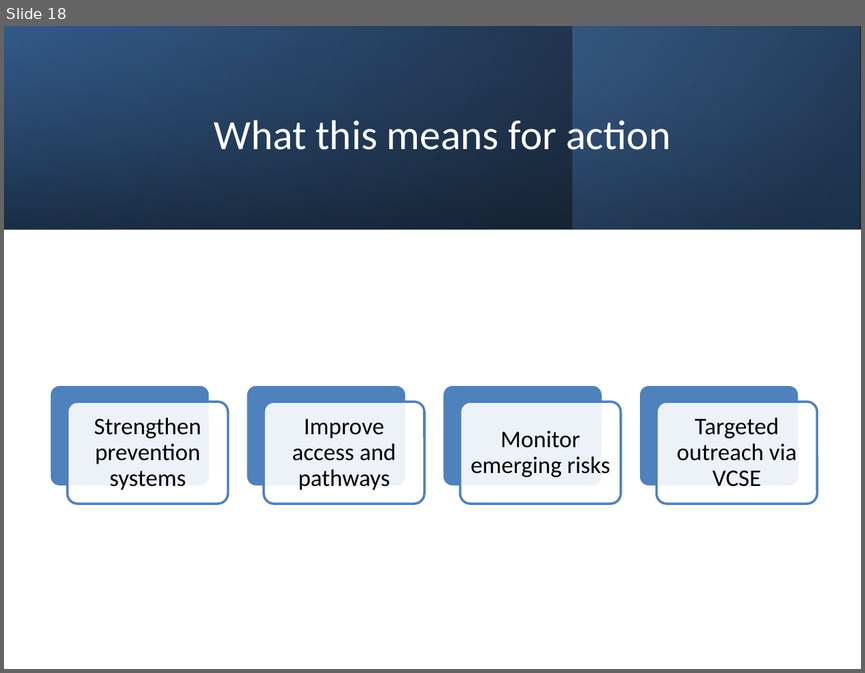
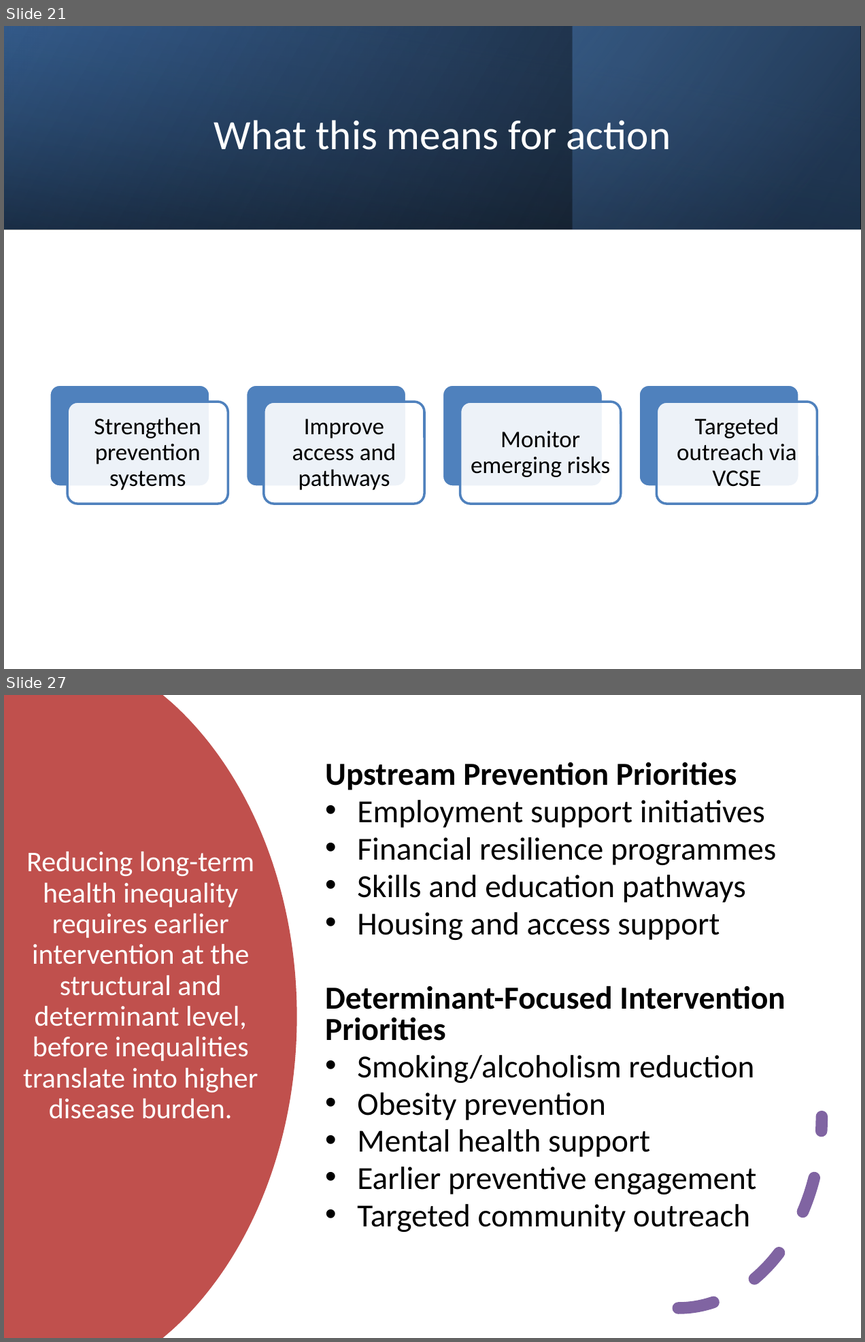
Before and after one commit to OlenaMan/Health-Inequalities-in-NW-London-analysis, a slide deck: outputs/health_inequalities_nwl_presentation.pptx. Shown one above the other, each under a label of ours: slide 18 before the commit, slides 21 and 27 after it; the slides between them are not shown. The pictures are 865x673 and 865x1342 pixels, drawn with LibreOffice and Linux fonts; fonts in the diff are those of the drawing. Boxes give left, top, right and bottom in pixels: in the first picture for what was removed or moved away, otherwise in the second. Text is boxed around its words. In the diff, an @@ line names an element or a change of style, - is before the commit and + after.

```diff
--- a/outputs/health_inequalities_nwl_presentation.pptx
+++ b/outputs/health_inequalities_nwl_presentation.pptx
@@ slide 27 added at bbox=[4, 695, 861, 1338], background #FFFFFF @@
@@ freeform shape added at bbox=[4, 695, 297, 1338], fill #C0504D @@
@@ text added at bbox=[325, 762, 785, 1232], 27 pt, text #000000 @@
+Upstream Prevention Priorities
+• Employment support initiatives
+• Financial resilience programmes
+• Skills and education pathways
+• Housing and access support
+Determinant-Focused Intervention Priorities
+• Smoking/alcoholism reduction
+• Obesity prevention
+• Mental health support
+• Earlier preventive engagement
+• Targeted community outreach
@@ title added at bbox=[23, 851, 258, 1119], 24 pt, text #FFFFFF @@
+Reducing long-term health inequality requires earlier intervention at the structural and determinant level, before inequalities translate into higher disease burden.
@@ arc (boxed as its full ellipse) added at bbox=[534, 926, 821, 1308], outline #8064A2 10 pt dashed @@
@@ what was slide 18 is now slide 21 @@
```
Also in this commit, not shown: 1 slide changed, 11 other slides added.
